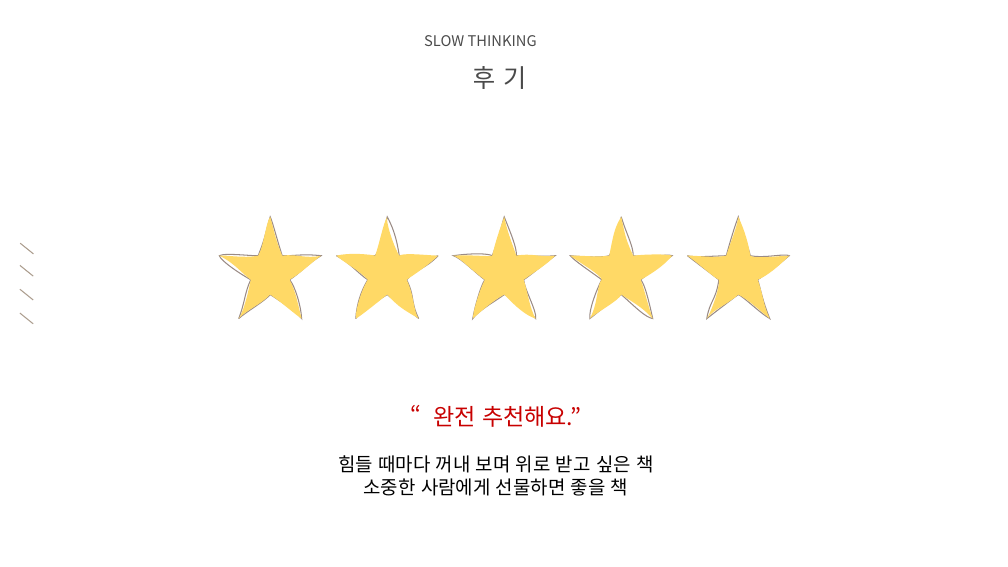
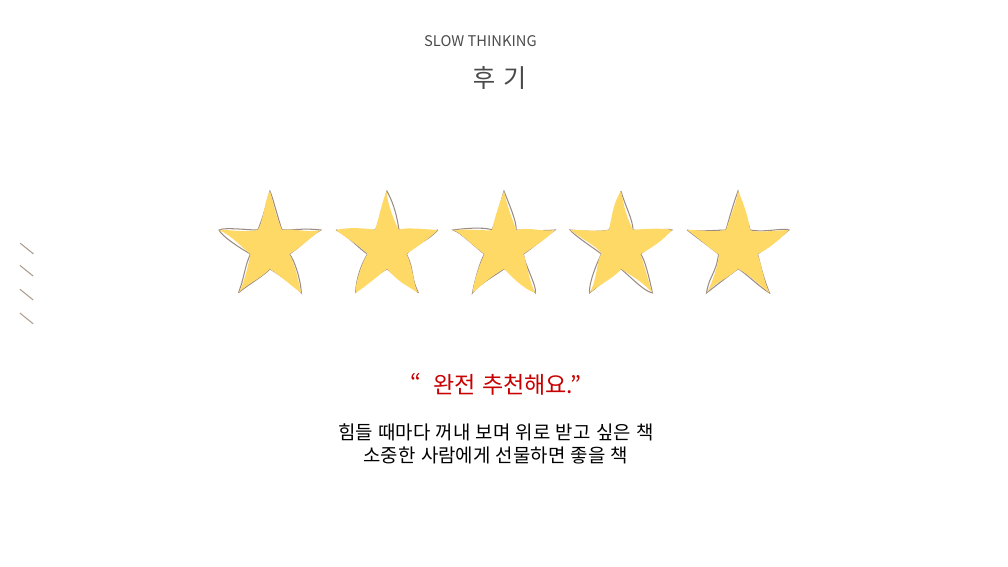
Before and after one commit to audgks5551/ppt, a slide deck: slide 8 of 2조.pptx. Drawn at 1008x567 pixels with LibreOffice and Linux fonts; fonts in the diff are those of the drawing; background and template pictures are left out. Boxes give left, top, right and bottom in pixels: in the first picture for what was removed or moved away, otherwise in the second. Text is boxed around its words. In the diff, an @@ line names an element or a change of style, - is before the commit and + after.

```diff
--- a/2조.pptx
+++ b/2조.pptx
@@ 5 freeform shapes: place and size @@
-5 freeform shapes at bbox=[219, 217, 789, 319]
+5 freeform shapes at bbox=[219, 191, 789, 293]
@@ text "“완전 추천해요.”": place and size @@
-text "“완전 추천해요.”" at bbox=[338, 406, 653, 496]
+text "“완전 추천해요.”" at bbox=[338, 374, 653, 464]
```
Also in this commit, not shown: 2 other slides changed, 3 slides added, 3 slides removed.
